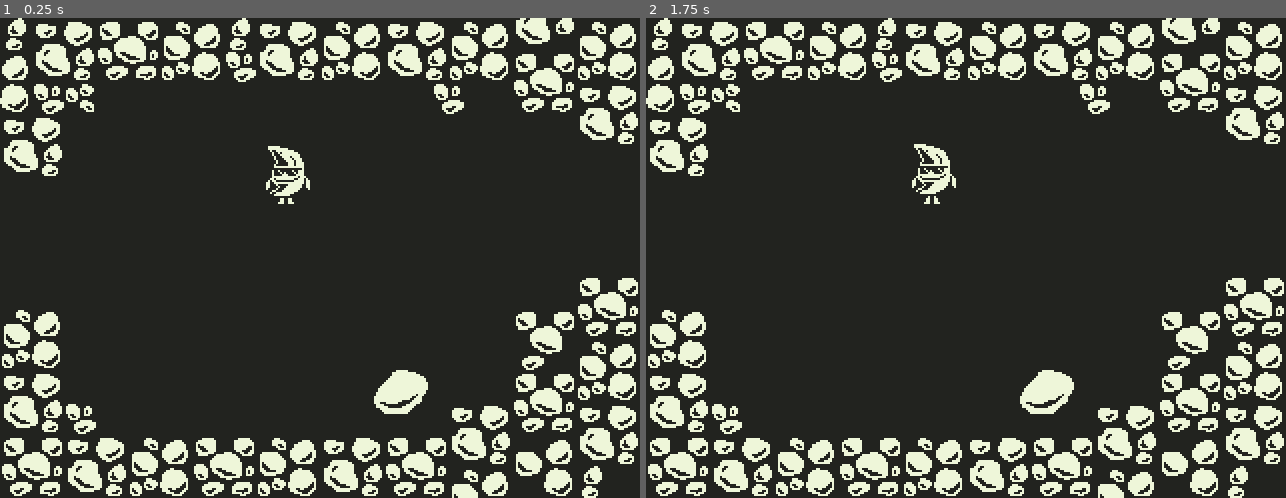
Above: before the commit, frames 1-2 (left to right).
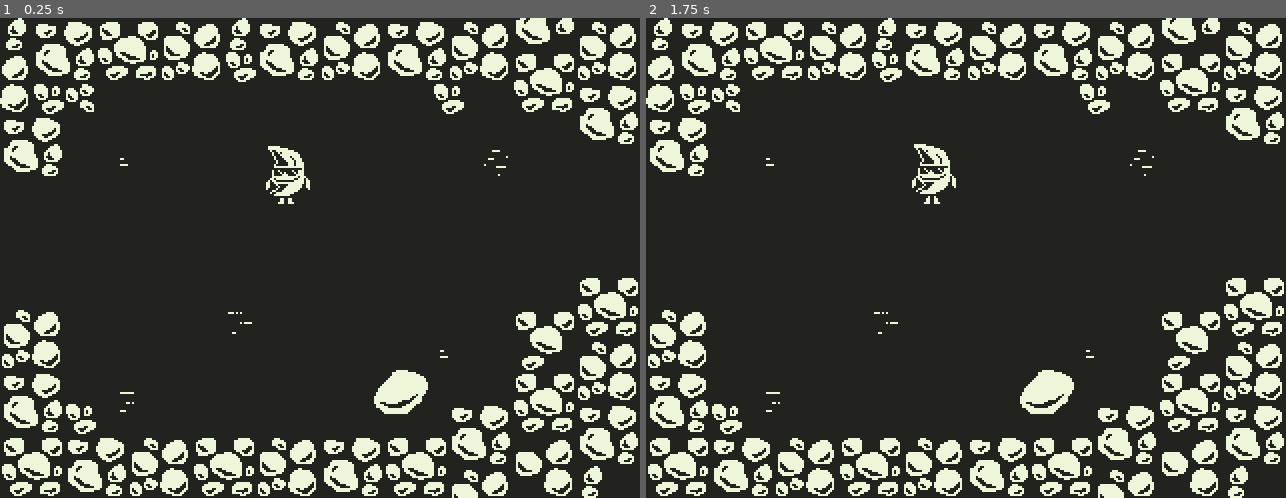
Above: after the commit, the same moments.

Repository: dweckerly/1bit
Game: Godot game, scene res://scenes/world/area-3.tscn
Same seed, same stepped clock (60 frames per second), same inputs: the game is played once before the commit and once after it. This scene is started directly instead of the project's main scene.
Inputs:
- Up to frame 1 (0.25 s): no input
- Up to frame 2 (1.75 s): tap Enter (ui_accept) at 0.5, 0.77, 1.52 s; hold Right (ui_right) 0.53-1.28 s; hold Down (ui_down) from 1.28 s (still down)

The runs differ from the first frame. In frame 1, less than 0.1% of the frame differs, in the area x 18-80%, y 27-83%; in frame 2, less than 0.1%.

Commit message:
more area 3 edits

Diff:
--- a/scenes/characters/moon-man.tscn
+++ b/scenes/characters/moon-man.tscn
@@ -129,7 +129,7 @@
 shape = SubResource( 2 )
 
 [node name="dialogue-prompt" type="Sprite" parent="."]
-position = Vector2( 0, -25 )
+position = Vector2( 0, -30 )
 texture = ExtResource( 1 )
 hframes = 3
 frame = 1
--- a/scenes/world/area-3.tscn
+++ b/scenes/world/area-3.tscn
@@ -9,16 +9,42 @@
 [ext_resource path="res://scenes/environment/rocks/rock-cluster-small-1.tscn" type="PackedScene" id=7]
 [ext_resource path="res://scenes/environment/rocks/rock-cluster-small-2.tscn" type="PackedScene" id=8]
 [ext_resource path="res://scenes/environment/rocks/rock-big-0.tscn" type="PackedScene" id=9]
+[ext_resource path="res://art/environment/ground/dirt-12.png" type="Texture" id=10]
 [ext_resource path="res://art/environment/rocks/rock-wall-0.png" type="Texture" id=11]
 [ext_resource path="res://art/environment/rocks/rock-wall-1.png" type="Texture" id=12]
+[ext_resource path="res://art/environment/ground/dirt-4.png" type="Texture" id=13]
 [ext_resource path="res://art/environment/rocks/rock-cluster-small-0.png" type="Texture" id=14]
+[ext_resource path="res://art/environment/ground/dirt-3.png" type="Texture" id=15]
 [ext_resource path="res://art/environment/rocks/rock-cluster-1.png" type="Texture" id=16]
 [ext_resource path="res://art/environment/rocks/rock-cluster-0.png" type="Texture" id=17]
+[ext_resource path="res://art/environment/ground/dirt-2.png" type="Texture" id=18]
 
 [node name="area-3" type="YSort"]
 
 [node name="rock-big-0" parent="." instance=ExtResource( 9 )]
 position = Vector2( 200, 192 )
+
+[node name="dirt" type="Node2D" parent="."]
+
+[node name="Dirt-3" type="Sprite" parent="dirt"]
+position = Vector2( 64, 72 )
+texture = ExtResource( 15 )
+
+[node name="Dirt-4" type="Sprite" parent="dirt"]
+position = Vector2( 120, 152 )
+texture = ExtResource( 13 )
+
+[node name="Dirt-2" type="Sprite" parent="dirt"]
+position = Vector2( 248, 72 )
+texture = ExtResource( 18 )
+
+[node name="Dirt-5" type="Sprite" parent="dirt"]
+position = Vector2( 224, 168 )
+texture = ExtResource( 15 )
+
+[node name="Dirt-12" type="Sprite" parent="dirt"]
+position = Vector2( 64, 192 )
+texture = ExtResource( 10 )
 
 [node name="rock-walls" type="Node2D" parent="."]
 
Not shown: 1 places in scenes/world/area-3.tscn that only renumber resources
